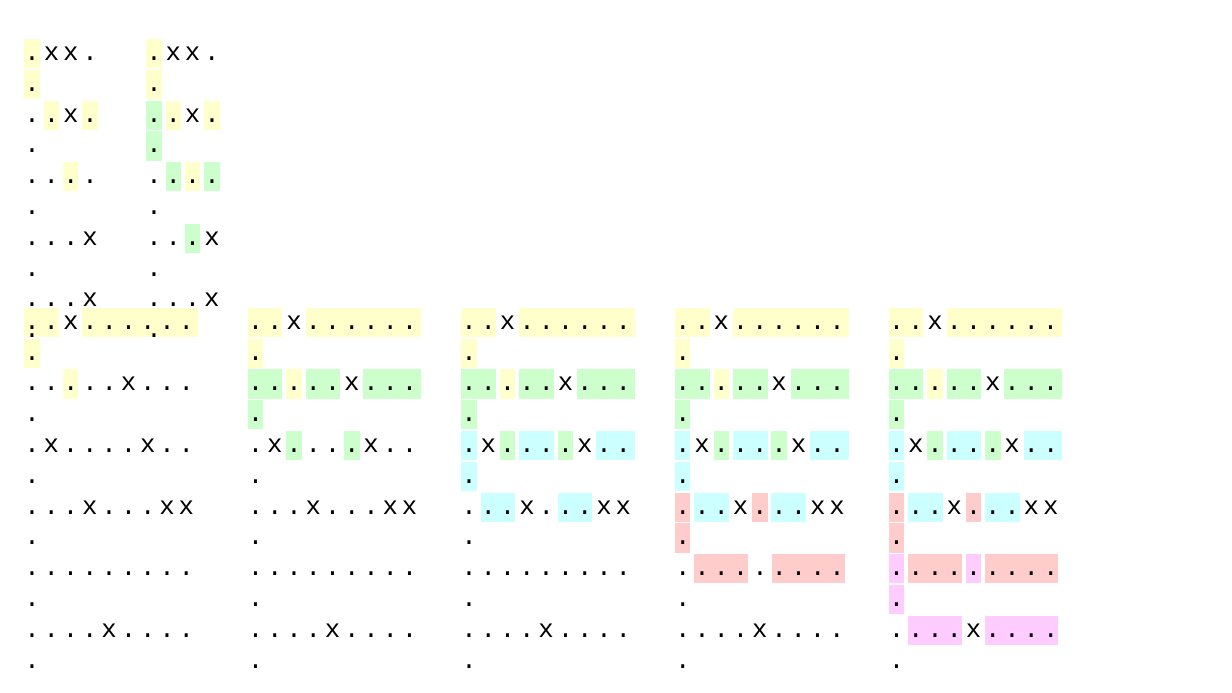
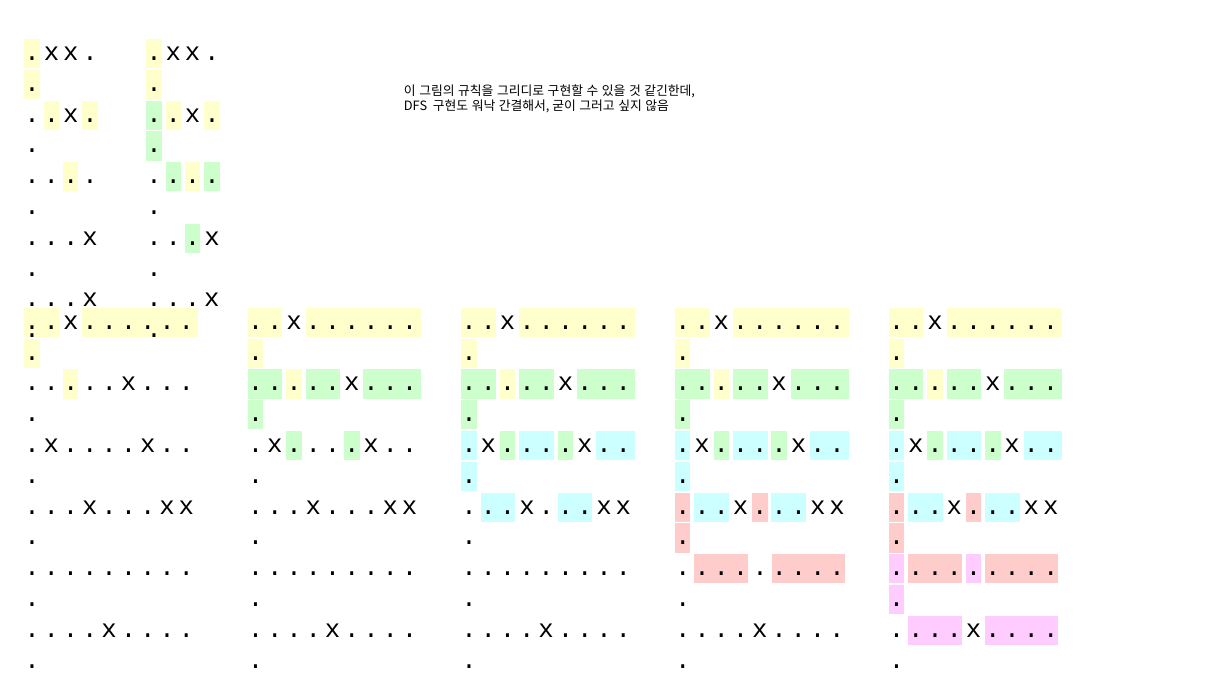
Before and after one commit to quack337/cote, a slide deck: slide 1 of baekjoon/b3109/b3109.pptx. Drawn at 1232x693 pixels with LibreOffice and Linux fonts; fonts in the diff are those of the drawing. Boxes give left, top, right and bottom in pixels: in the first picture for what was removed or moved away, otherwise in the second. Text is boxed around its words. In the diff, an @@ line names an element or a change of style, - is before the commit and + after.

```diff
--- a/baekjoon/b3109/b3109.pptx
+++ b/baekjoon/b3109/b3109.pptx
@@ text added at (404,84,694,112), 10 pt, text #000000 @@
+이 그림의 규칙을 그리디로 구현할 수 있을 것 같긴한데,
+DFS 구현도 워낙 간결해서, 굳이 그러고 싶지 않음
```
Also in this commit, not shown: 1 other file.
